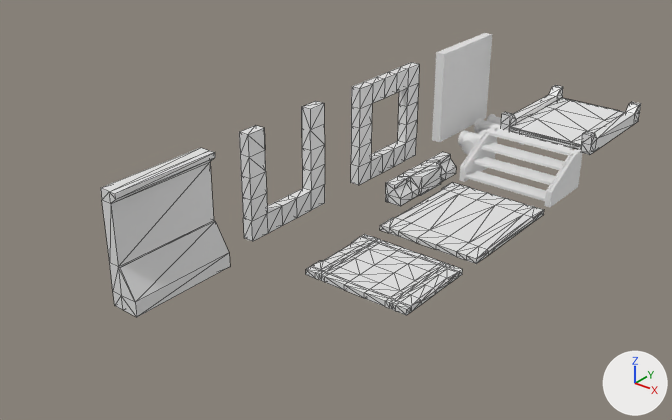
The glTF model FactoryAssets.glb as it was, and as the next commit left it.
One viewpoint serves both versions: a camera (50 mm lens) standing at (20.3, -53.1, 18.9) and looking at (-2.9, -24.0, 0.9). Arrows for +X, +Y and +Z are at lower right; the lights stay in place. The picture after the commit comes second. Mesh edges are drawn as thin lines on the coarser meshes. Where no turn or scale is listed for an object, it has been applied to the vertices. Vertices at exactly the same position are counted once.

Objects in the first picture: '5x5Wall', '5x5Wall.001', '5x5WallOpenTile', '5x5WallWindow', 'BaseFloor', 'BaseFloorSmall', 'ConveyorBelt_Base', 'FactoryStairs', 'ScaleGrid1x1.002' and 3 more.
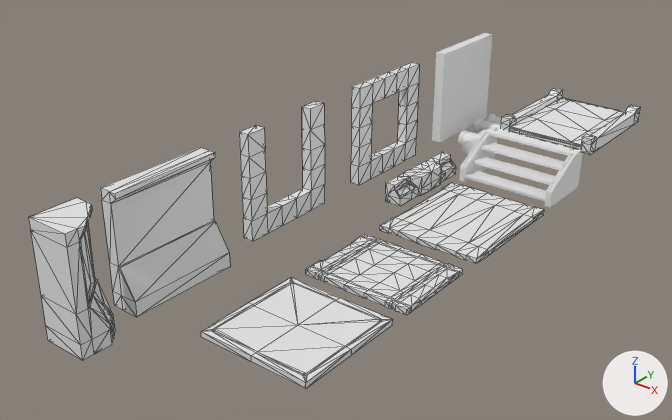
Where the newer file only moved an object's origin or applied its transform, the numbers keep the older frame.

Boxes (x1, y1, x2, y2) around the edits, measured in the pictures (672 x 420 px):
'FloorQuad', added
    after: (201, 277, 393, 389)
    faces in mat_factorybasemat (white #e7e7e7): (201, 277, 393, 389)
    faces in mat_gdw2026_trim_001 (white #e7e7e7): (212, 282, 382, 376)
'5x5Wall.004', added
    after: (28, 198, 115, 361)
    faces in mat_factorybasemat (white #e7e7e7): (28, 198, 115, 361)
    faces in mat_gdw2026_trim_001 (white #e7e7e7): (81, 228, 111, 323)
part 1 of me_plane_059, added
    after: (394, 181, 418, 199)
part 2 of me_plane_059, added
    after: (439, 159, 456, 175)
part 3 of me_plane_059, added
    after: (410, 162, 442, 196)

What changed in the scene script:
```text
Change me_plane_059:
    used by ob_scalegrid1x1_002; location = (-3.51, -19.45, -0.16)
    remove me_plane_059.from_pydata(...)  # 60 vertices, 118 faces; spans x 0.0..1.0, y 0.0..5.0, z -0.4..0.6
    add me_plane_059.from_pydata(...)  # 91 vertices, 178 faces; spans x 0.0..1.0, y 0.0..5.0, z -0.4..0.6
    me_plane_059 part 1: 12 vertices added at x 0.53..0.8, y 0.11..1.39, z 0.03..0.3
    me_plane_059 part 2: 12 vertices added at x 0.53..0.8, y 3.61..4.89, z 0.03..0.3
    me_plane_059 part 3: 7 vertices added at x 0.0..1.0, y 2.5, z -0.4..0.6
    add me_plane_059.materials.append(mat_gdw2026_trim_001)  # white #e7e7e7
Add me_plane_122:
    me_plane_122.from_pydata(...)  # 61 vertices, 118 faces; spans x 0.0..2.0, y 0.0..2.0, z 0.0..5.0
    # faces by material slot: [12, 106]
    me_plane_122.materials.append(mat_gdw2026_trim_001)  # white #e7e7e7
    me_plane_122.materials.append(mat_factorybasemat)  # white #e7e7e7
Add me_plane_047:
    me_plane_047.from_pydata(...)  # 58 vertices, 112 faces; spans x 0.0..5.0, y 0.0..5.0, z -0.25..0.0
    # faces by material slot: [40, 72]
    me_plane_047.materials.append(mat_gdw2026_trim_001)  # white #e7e7e7
    me_plane_047.materials.append(mat_factorybasemat)  # white #e7e7e7
Add ob_5x5wall_004:
    ob_5x5wall_004 = bpy.data.objects.new('5x5Wall.004', me_plane_122)
    ob_5x5wall_004.location = (-5.62, -37.39, -0.16)
Add ob_floorquad:
    ob_floorquad = bpy.data.objects.new('FloorQuad', me_plane_047)
    ob_floorquad.location = (-1.47, -33.73, 0.09)
```
